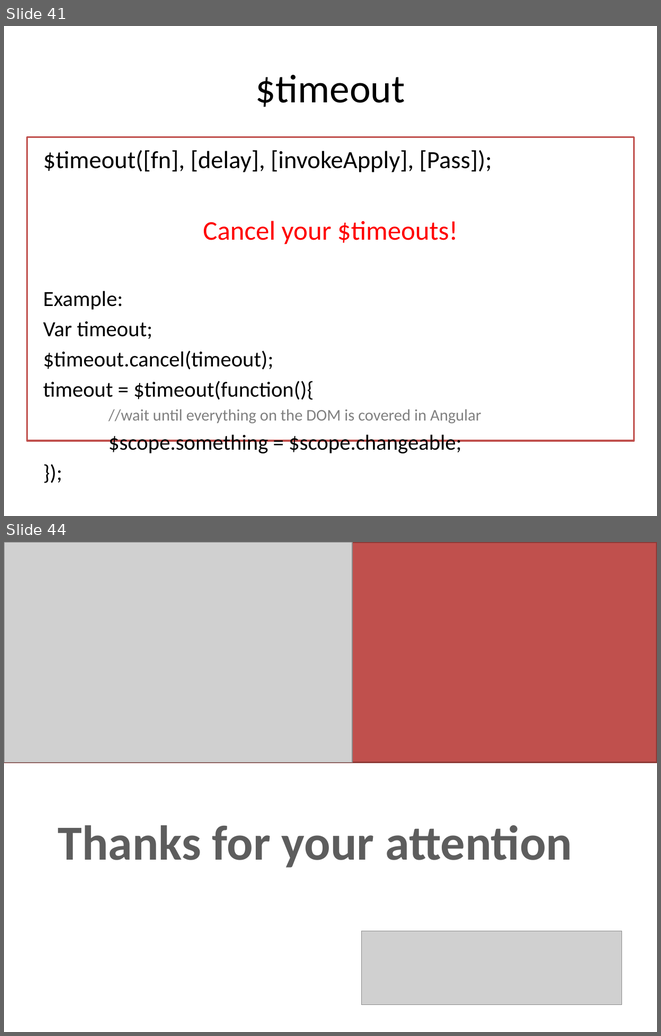
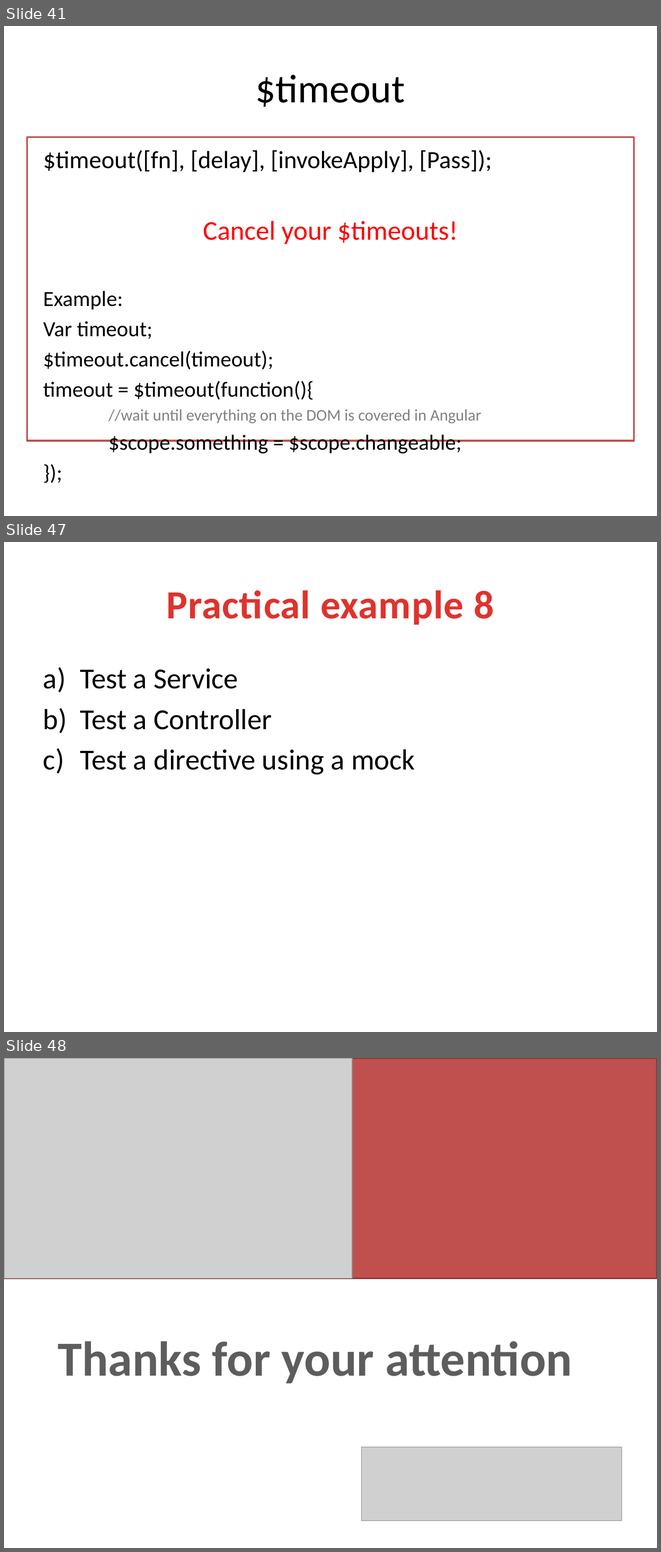
Before and after one commit to lhkingkong/angularjs-taller, a slide deck: material/AngularJS Taller.pptx. Shown one above the other, each under a label of ours: slides 41 and 44 before the commit, slides 41, 47 and 48 after it; the slides between them are not shown. The pictures are 661x1036 and 661x1552 pixels, drawn with LibreOffice and Linux fonts; fonts in the diff are those of the drawing; grey boxes stand for pictures. Boxes give left, top, right and bottom in pixels: in the first picture for what was removed or moved away, otherwise in the second. Text is boxed around its words. In the diff, an @@ line names an element or a change of style, - is before the commit and + after.

Commit message:
Add Unit test theory

```diff
--- a/material/AngularJS Taller.pptx
+++ b/material/AngularJS Taller.pptx
@@ slide 47 added at (x1=4, y1=542, x2=657, y2=1032), background #FFFFFF @@
@@ title added at (x1=166, y1=590, x2=494, y2=625), 44 pt, text gradient #E0322D to #A2201C, bold @@
+Practical example 8
@@ text added at (x1=80, y1=668, x2=415, y2=775), 32 pt, text #000000 @@
+a) Test a Service
+b) Test a Controller
+c) Test a directive using a mock
@@ what was slide 44 is now slide 48 @@
```
Also in this commit, not shown: 2 slides changed, 4 other slides added, 1 slide removed.
